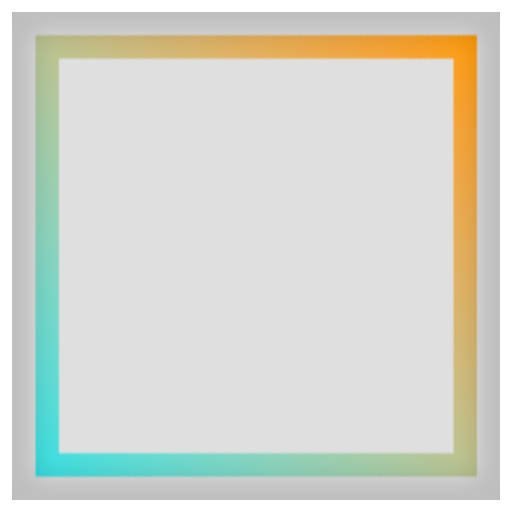
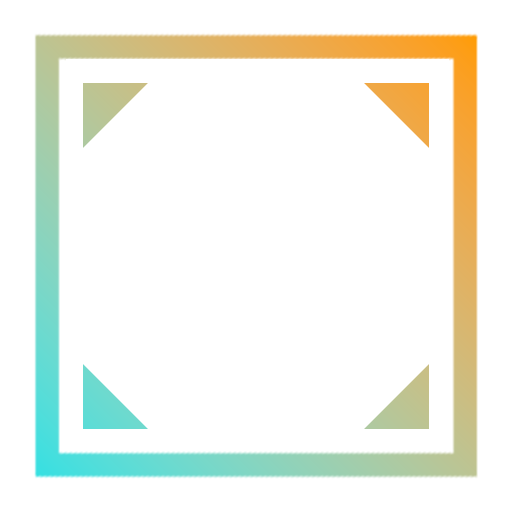
Layer changes from the first 512 × 512 image to the second:
removed layer "사각형 1 복사 2" from group "그룹 1" over [12,12,500,500]
painted on "사각형 1" over [12,12,500,500]
